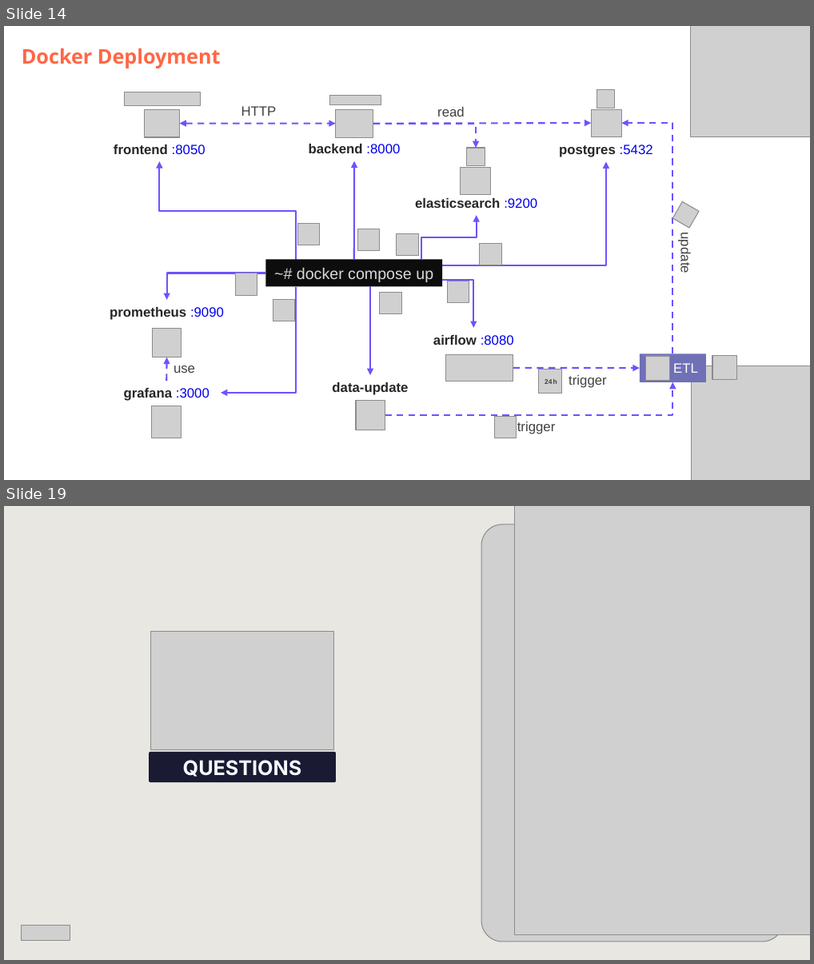
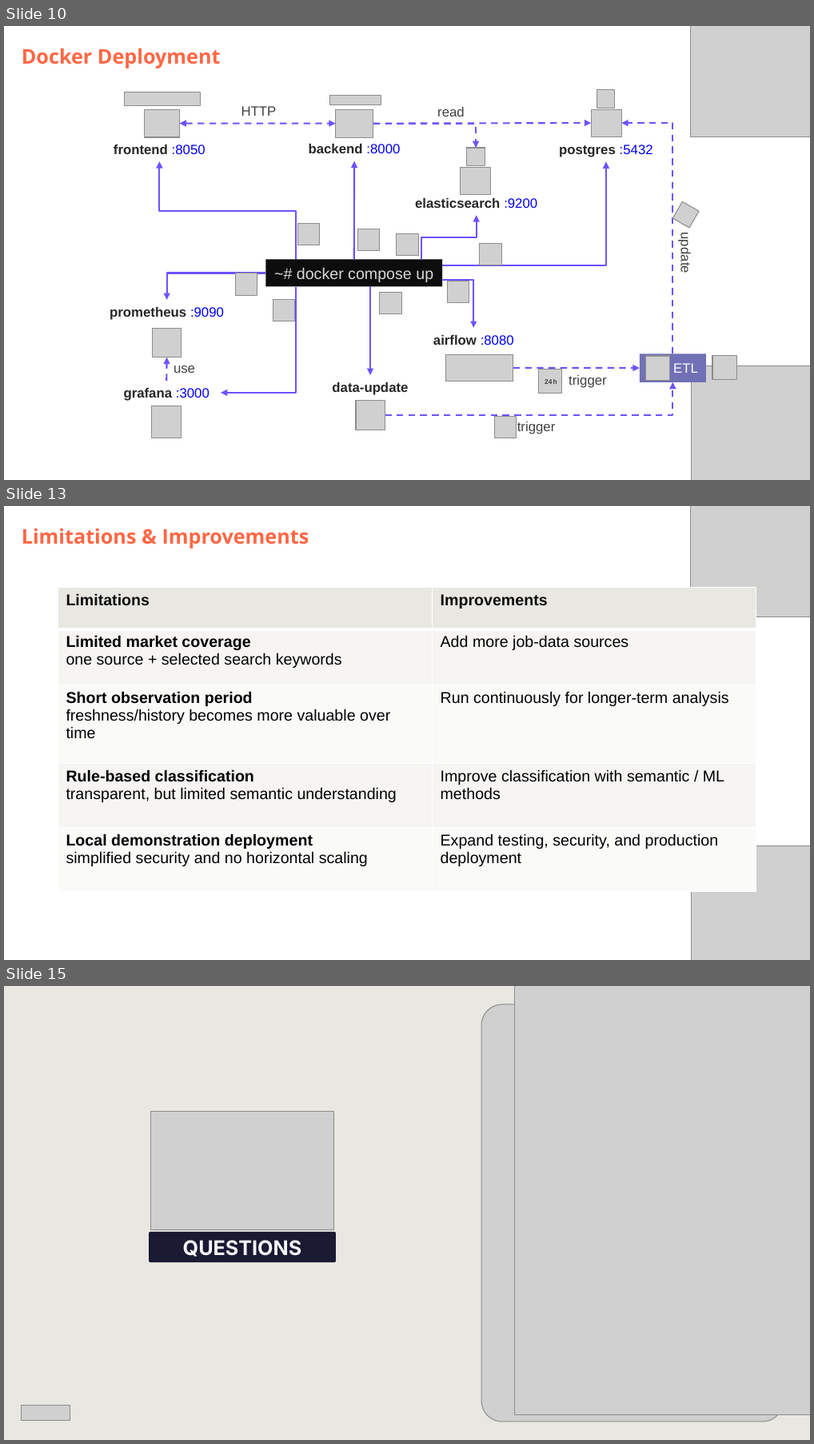
Before and after one commit to DataScientest-Studio/jun26bde-job-market, a slide deck: docs/defence/Defence.pptx. Shown one above the other, each under a label of ours: slides 14 and 19 before the commit, slides 10, 13 and 15 after it; the slides between them are not shown. The pictures are 814x964 and 814x1444 pixels, drawn with LibreOffice and Linux fonts; fonts in the diff are those of the drawing; grey boxes stand for pictures; background and template pictures are left out. Boxes give left, top, right and bottom in pixels: in the first picture for what was removed or moved away, otherwise in the second. Text is boxed around its words. In the diff, an @@ line names an element or a change of style, - is before the commit and + after.

```diff
--- a/docs/defence/Defence.pptx
+++ b/docs/defence/Defence.pptx
@@ slide 13 added at [4,506,810,960], background #FFFFFF @@
@@ subtitle added at [22,528,310,548], 18 pt, text #FF6745, bold @@
+Limitations & Improvements
@@ picture added at [691,506,810,617] @@
@@ table added at [58,588,756,879], 5 rows, 2 columns @@
+Limitations | Improvements
+Limited market coverage one source + selected search keywords | Add more job-data sources
+Short observation period freshness/history becomes more valuable over time | Run continuously for longer-term analysis
+Rule-based classification transparent, but limited semantic understanding | Improve classification with semantic / ML methods
+Local demonstration deployment simplified security and no horizontal scaling | Expand testing, security, and production deployment
@@ picture added at [691,845,810,960] @@
@@ what was slide 14 is now slide 10 @@
@@ what was slide 19 is now slide 15 @@
```
Also in this commit, not shown: 9 slides changed, 1 other slide added, 6 slides removed, 7 other files.
